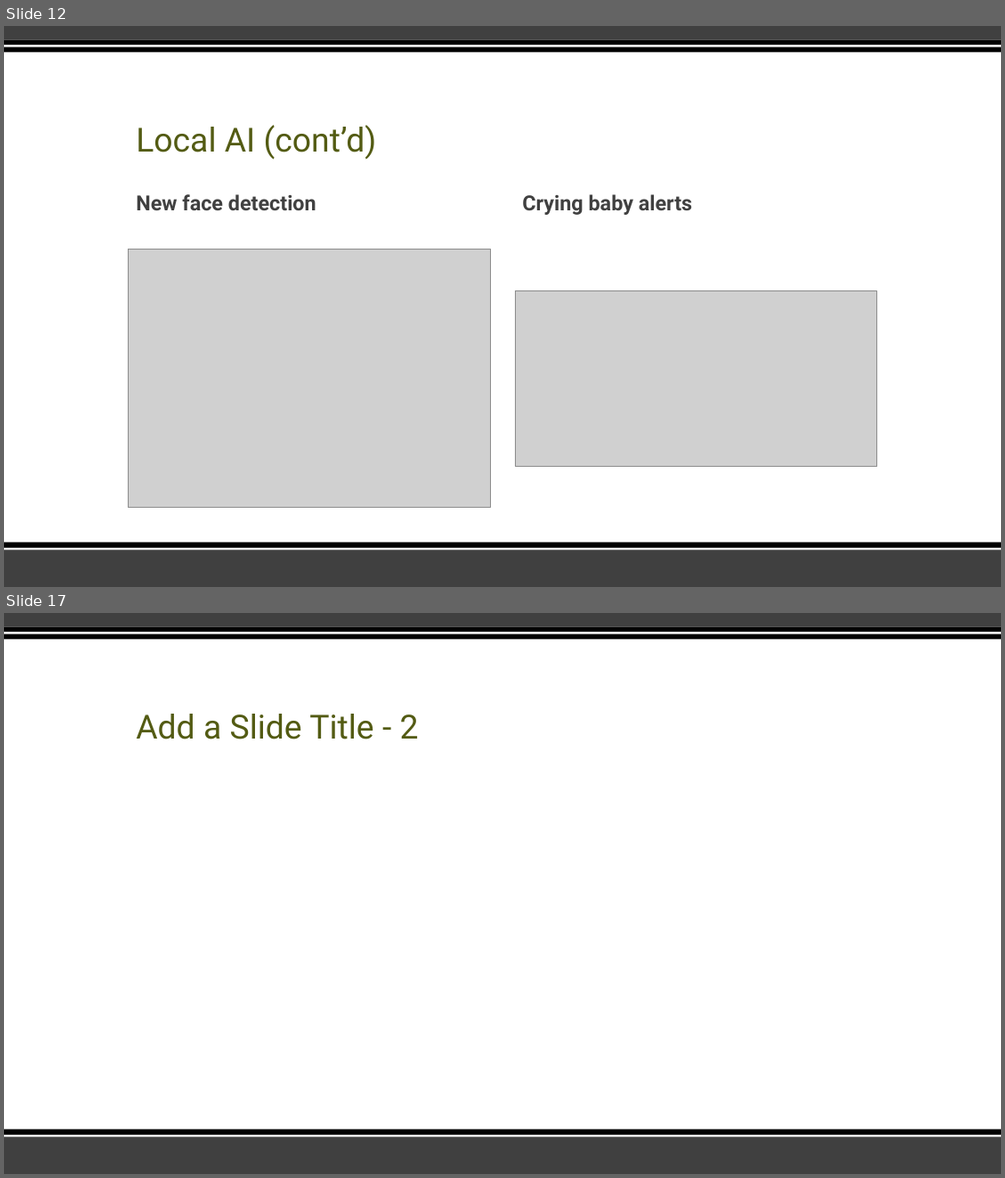
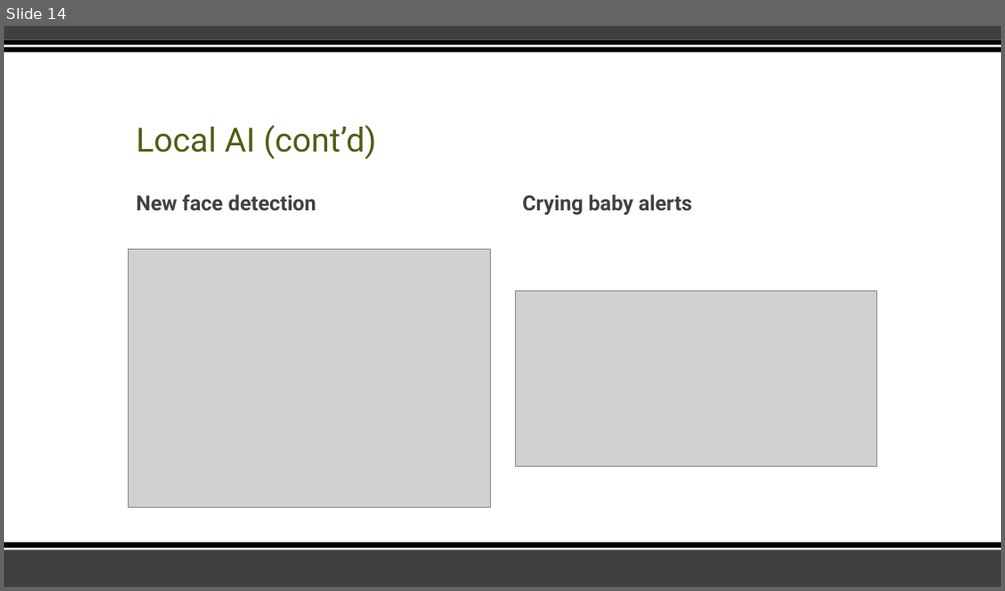
Before and after one commit to Cy-EF0510/Vanier, a slide deck: Semester 7 Fall 2026/IOT/Assignments/HomeAgent.pptx. Shown one above the other, each under a label of ours: slides 12 and 17 before the commit, slide 14 after it; the slides between them are not shown. The pictures are 1005x1178 and 1005x591 pixels, drawn with LibreOffice and Linux fonts; fonts in the diff are those of the drawing; grey boxes stand for pictures. Boxes give left, top, right and bottom in pixels: in the first picture for what was removed or moved away, otherwise in the second. Text is boxed around its words. In the diff, an @@ line names an element or a change of style, - is before the commit and + after.

```diff
--- a/Semester 7 Fall 2026/IOT/Assignments/HomeAgent.pptx
+++ b/Semester 7 Fall 2026/IOT/Assignments/HomeAgent.pptx
@@ slide 17 removed at (4, 613, 1001, 1174), background #FFFFFF; not listed: 6 template elements that a slide beside it also shows @@
@@ title removed at (136, 714, 419, 739) @@
-Add a Slide Title - 2
@@ what was slide 12 is now slide 14 @@
```
Also in this commit, not shown: 3 slides changed, 8 slides added, 7 other slides removed.
